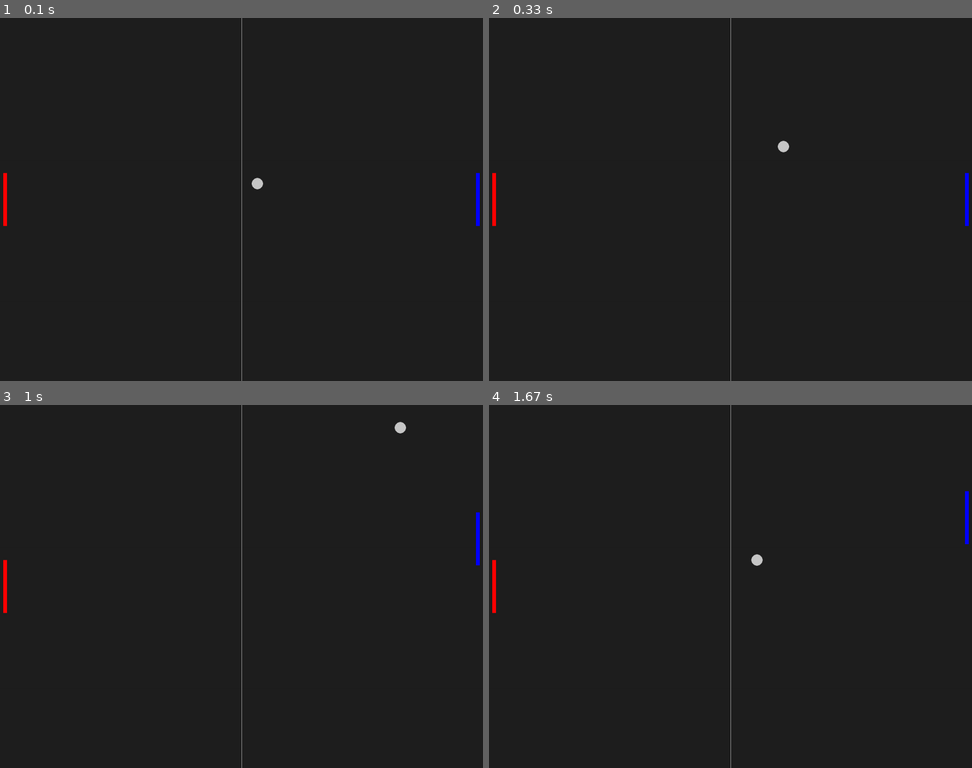
Above: before the commit, frames 1-4 (two rows, left to right).
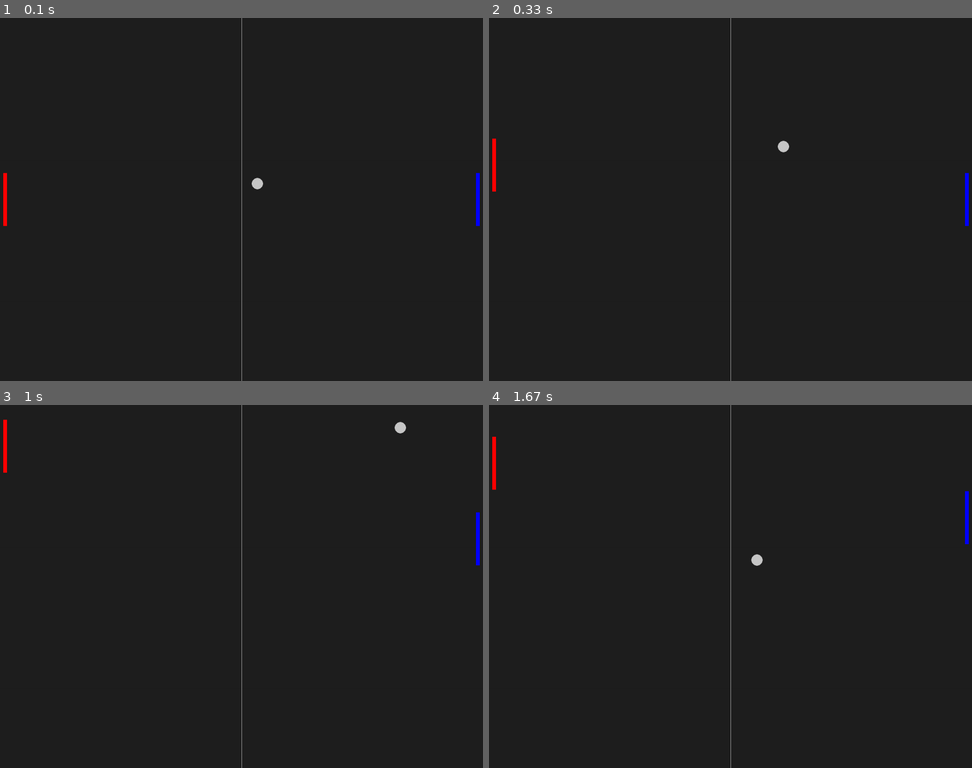
Above: after the commit, the same moments.

Repository: Ming148/PSIT-project-pong
Game: pygame game, started from pong_test.py
The game is run twice, just before and just after one commit, with the same random seed, the same clock (stepped at 60 frames per second) and the same inputs.
Inputs:
- Up to frame 1 (0.1 s): no input
- Up to frame 2 (0.33 s): no input
- Up to frame 3 (1 s): hold Up 0.33-0.8 s; hold Down from 0.83 s (still down)
- Up to frame 4 (1.67 s): release Down at 1.13 s; hold Up 1.17-1.53 s; hold Down from 1.57 s (still down)

Frame 1 is identical in both runs. In frame 2, 0.2% of the frame differs, in the area x 0-2%, y 33-58%; in frame 3, 0.2%, in the area x 0-2%, y 4-58%; in frame 4, 0.2%.

Commit message:
Update pong_test.py

Diff:
--- a/pong_test.py
+++ b/pong_test.py
@@ -96,8 +96,8 @@
     # ball
     ballanimation()
     player_2animation()
-    player_1animation()
-    #opponentanimation_1()
+    #player_1animation()
+    opponentanimation_1()
 
     # color
     screen.fill(bg_color)
